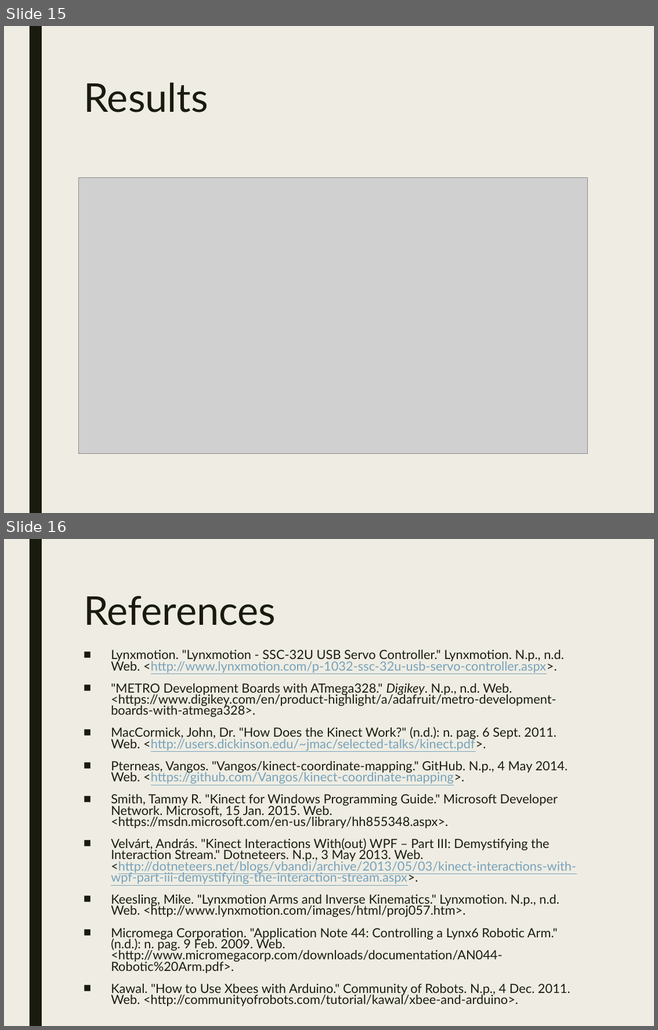
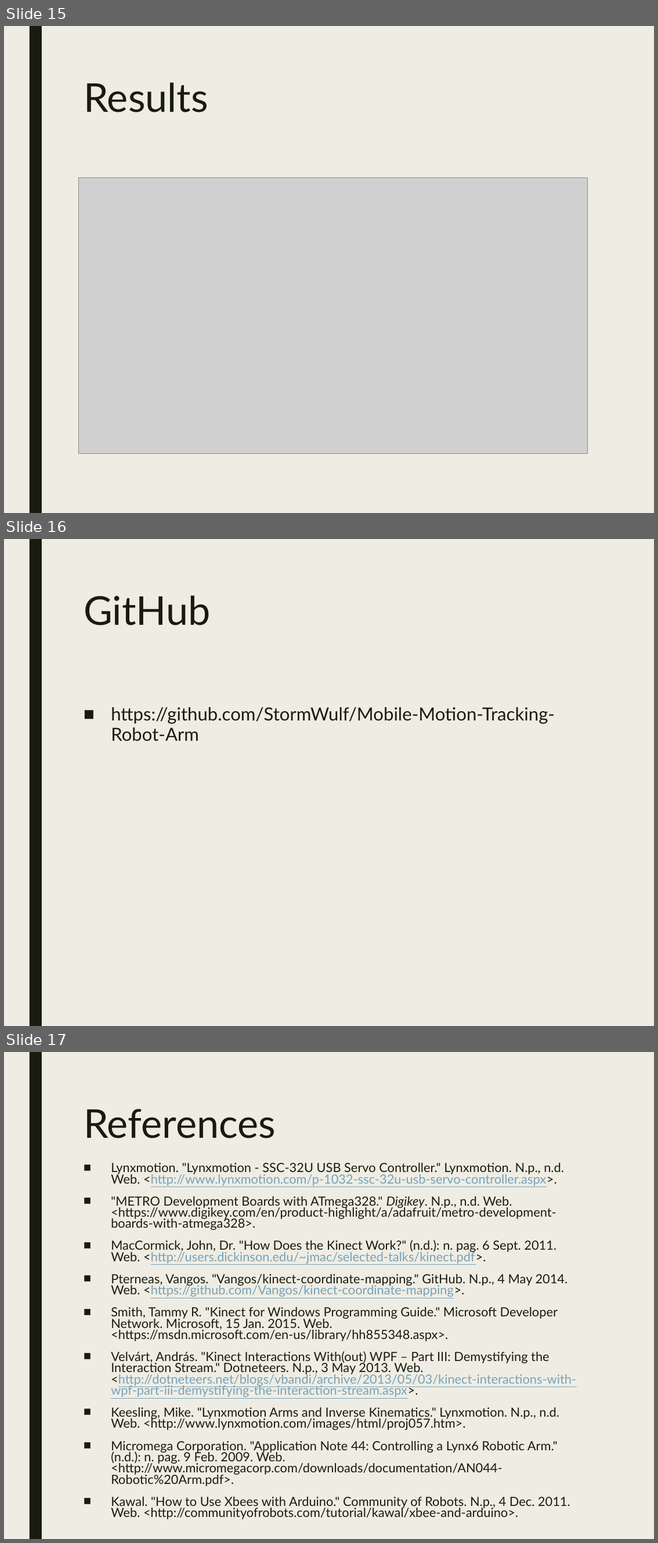
Before and after one commit to StormWulf/Mobile-Motion-Tracking-Robot-Arm, a slide deck: Documents/Presentation/Presentation_MobileMotionTrackingRobotArm.pptx. Shown one above the other, each under a label of ours: slides 15 and 16 before the commit, slides 15, 16 and 17 after it. The pictures are 658x1030 and 658x1543 pixels, drawn with LibreOffice and Linux fonts; fonts in the diff are those of the drawing; grey boxes stand for pictures. Boxes give left, top, right and bottom in pixels: in the first picture for what was removed or moved away, otherwise in the second. Text is boxed around its words. In the diff, an @@ line names an element or a change of style, - is before the commit and + after.

Commit message:
added github to presentation

```diff
--- a/Documents/Presentation/Presentation_MobileMotionTrackingRobotArm.pptx
+++ b/Documents/Presentation/Presentation_MobileMotionTrackingRobotArm.pptx
@@ slide 16 added at (4, 539, 654, 1026), background #EFEDE3; not listed: 1 template element that a slide beside it also shows @@
@@ title added at (83, 595, 210, 625), 44 pt, text #191B0E @@
+GitHub
@@ text added at (111, 707, 554, 741), 20 pt, text #191B0E @@
+■ https://github.com/StormWulf/Mobile-Motion-Tracking-Robot-Arm
@@ what was slide 16 is now slide 17 @@
```
